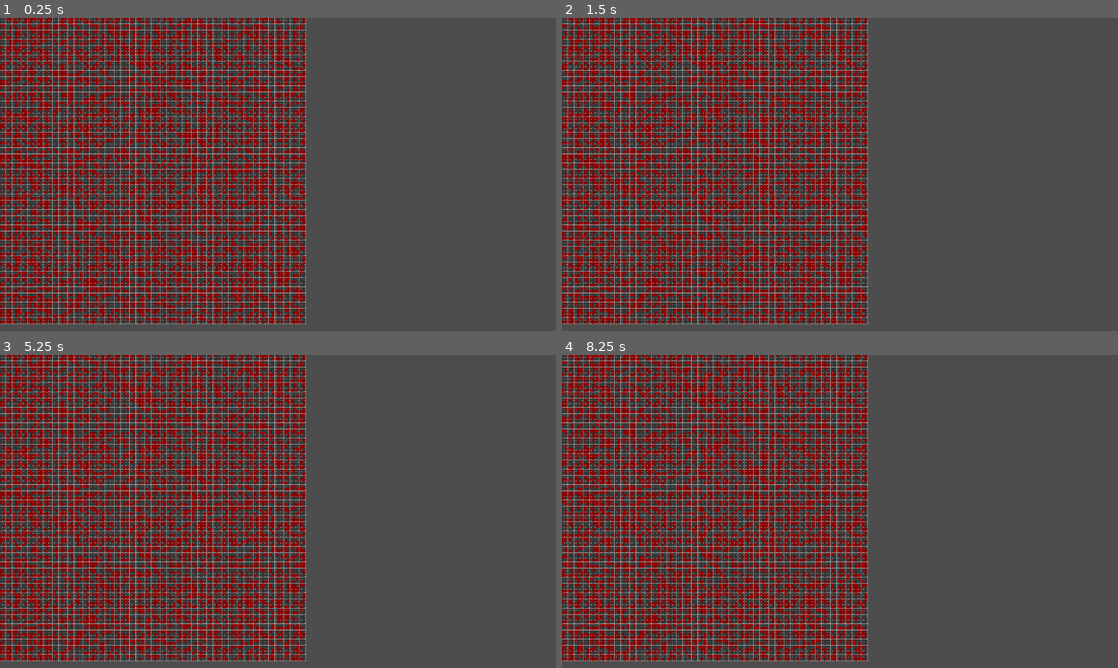
Above: before the commit, frames 1-4 (two rows, left to right).
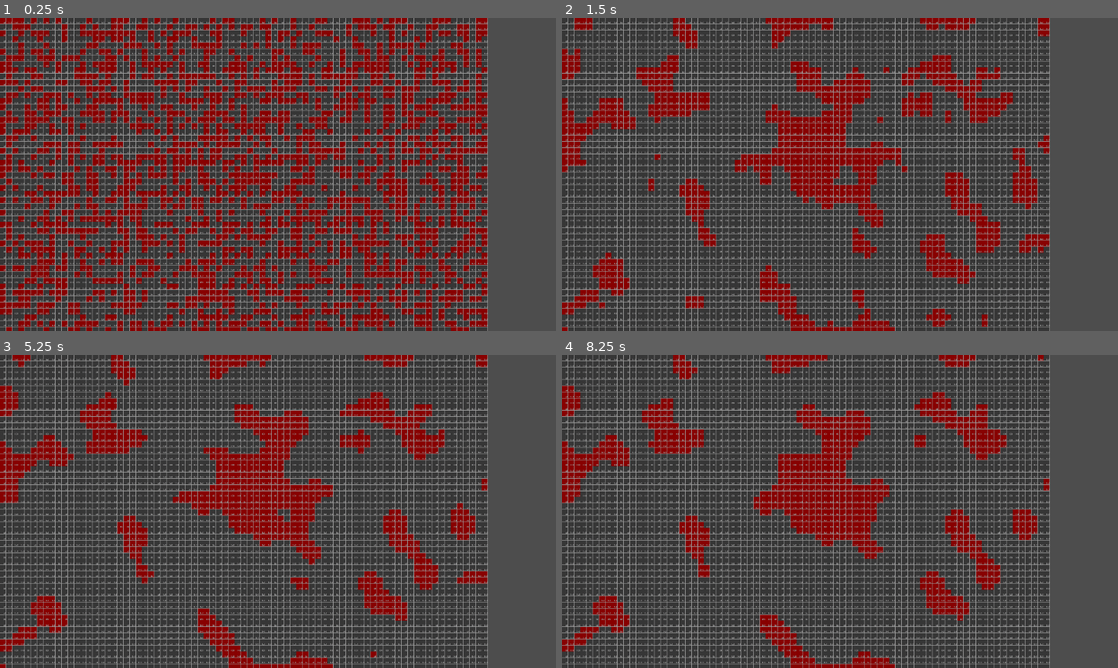
Above: after the commit, the same moments.

Repository: zach-sousa-dev/gdc-jam-1
Game: Godot game, scene res://scenes/procedural_generation.tscn
Two runs of this game, one before a commit and one after it. Both use one fixed random seed, a clock stepped at 60 frames per second and the inputs below. This scene is started directly instead of the project's main scene.
Inputs:
- Up to frame 1 (0.25 s): no input
- Up to frame 2 (1.5 s): tap Enter at 0.5 s; hold D (move_right) 0.53-1.28 s; tap Space at 1.25 s; hold S (move_down) from 1.28 s (still down)
- Up to frame 3 (5.25 s): tap Enter at 2, 3.5 s; release S (move_down) at 2.03 s; hold D (move_right) 2.03-2.78 s; tap Space at 2.75, 4.25 s; hold W (move_up) 2.78-3.53 s; hold A (move_left) 3.53-5.03 s; hold S (move_down) from 5.03 s (still down)
- Up to frame 4 (8.25 s): release S (move_down) at 5.78 s; hold D (move_right) 5.78-6.53 s; hold W (move_up) 6.53-7.28 s; hold D (move_right) 7.28-8.03 s; hold S (move_down) from 8.03 s (still down)

The runs differ from the first frame. In frame 1, 53% of the frame differs, in the area x 0-88%, y 0-100%; in frame 2, 45%; in frame 3, 44%; in frame 4, 43%.

Commit message:
cellular automata works, use S to run a new generation

Diff:
--- a/project.godot
+++ b/project.godot
@@ -18,6 +18,7 @@
 [display]
 
 window/stretch/mode="viewport"
+window/stretch/aspect="expand"
 window/stretch/scale_mode="integer"
 
 [input]
--- a/scenes/procedural_generation.gd
+++ b/scenes/procedural_generation.gd
@@ -5,8 +5,8 @@
 const WALL_SCENE: PackedScene = preload("res://scenes/test_wall.tscn")
 const FLOOR_SCENE: PackedScene = preload("res://scenes/test_floor.tscn")
 
-const MAP_WIDTH = 100
-const MAP_HEIGHT = 100
+const MAP_WIDTH = 80
+const MAP_HEIGHT = 80
 
 const NUM_GENERATIONS = 4
 # Alive represents walls, dead is floor.
@@ -15,17 +15,27 @@
 const INITIAL_ALIVE_PERCENT = 0.45
 
 var map = []
+var genNum = 0
 
 # Called when the node enters the scene tree for the first time.
 func _ready() -> void:
 	map = initialize_map(MAP_WIDTH, MAP_HEIGHT, INITIAL_ALIVE_PERCENT)
 	draw_map(TILE_SIZE, map, WALL_SCENE, FLOOR_SCENE)
-	print("There are this many rows: " + str(map.size()))
+	print("The map is " + str(map.size()) + " tiles by " + str(map[0].size()))
+	print("You are looking at generation #" + str(genNum))
+
 
 
 # Called every frame. 'delta' is the elapsed time since the previous frame.
 func _process(delta: float) -> void:
-	pass
+	if Input.is_action_just_pressed("move_down"):
+		for child in get_children():
+			child.queue_free()
+		map = create_new_generation(map, ALIVE_REMAINS_ALIVE_NUM_ALIVE_NEIGHBORS, DEAD_BECOMES_ALIVE_NUM_ALIVE_NEIGHBORS)
+		draw_map(TILE_SIZE, map, WALL_SCENE, FLOOR_SCENE)
+		genNum += 1
+		print("You are looking at generation #" + str(genNum))
+
 
 
 # Fills the map with random tiles reprenting either alive or dead. Tiles have a
@@ -42,6 +52,8 @@
 		array.append(row)
 	return array
 
+
+
 # Draws the map by instantiating walls or floors based on if the cell is true (wall)
 # or false (floor). Each object is spawned at the position
 # (x-index * tile_scale, y-index * tile_scale)
@@ -52,9 +64,66 @@
 				var wall_instance = wall.instantiate()
 				wall_instance.position = Vector2(tile_scale * i, tile_scale * j)
 				add_child(wall_instance)
-				print("Created a wall at: " + str(wall_instance.position))
+				#print("Created a wall at: " + str(wall_instance.position))
 			else:
 				var floor_instance = floor.instantiate()
 				floor_instance.position = Vector2(tile_scale * i, tile_scale * j)
 				add_child(floor_instance)
-				print("Created a floor at: " + str(floor_instance.position))
+				#print("Created a floor at: " + str(floor_instance.position))
+
+
+# Running this once generates the next generation of cellular automata utilizing some
+# pre-defined rules.
+func create_new_generation(array: Array, stayAliveThreshold: int, becomeAliveThreshold) -> Array:
+	for row in array.size() -1:
+		for col in array[row].size() - 1:
+			array[row][col] = calculate_state_using_rule(row, col, array, stayAliveThreshold, becomeAliveThreshold)
+	return array
+
+
+
+# Gathers all the neighboring cells and calculates the new state of a cell based
+# on its neighbors.
+func calculate_state_using_rule(row: int, col: int, array: Array, stayAliveThreshold: int, becomeAliveThreshold) -> bool:
+	var numAlive = 0
+	var neighbors = gather_neighbors(row, col, array)
+	var cell = array[row][col]
+
+	for neighbor in neighbors:
+		if neighbor:
+			numAlive += 1
+
+	if cell == true and numAlive < stayAliveThreshold:
+		cell = false
+	elif cell == false and numAlive >= becomeAliveThreshold:
+		cell = true
+
+	return cell
+
+
+
+# Get an array of all the neighboring values based on the position of the original
+# cell. Array should be rectangular (all rows should be the same length).
+func gather_neighbors(row: int, col: int, array: Array) -> Array:
+	var WIDTH = array.size()
+	var HEIGHT = array[0].size()
+	var neighbors = [
+			0, 1, 2, # Row of northern neighbors.
+			3,    4, # Row of west and east neighbors (the middle is the original cell).
+			5, 6, 7  # Row of southern neighbors.
+		]            # NOTE: This is NOT a 2D array.
+	# Top row
+	neighbors[0] = array[(row + -1 + HEIGHT) % HEIGHT][(col + -1 + WIDTH) % WIDTH]
+	neighbors[1] = array[(row + -1 + HEIGHT) % HEIGHT][(col +  0 + WIDTH) % WIDTH]
+	neighbors[2] = array[(row + -1 + HEIGHT) % HEIGHT][(col +  1 + WIDTH) % WIDTH]
+
+	# Middle row
+	neighbors[3] = array[(row + 0 + HEIGHT) % HEIGHT][(col + -1 + WIDTH) % WIDTH]
+	neighbors[4] = array[(row + 0 + HEIGHT) % HEIGHT][(col +  1 + WIDTH) % WIDTH]
+
+	# Bottom row
+	neighbors[5] = array[(row + 1 + HEIGHT) % HEIGHT][(col + -1 + WIDTH) % WIDTH]
+	neighbors[6] = array[(row + 1 + HEIGHT) % HEIGHT][(col +  0 + WIDTH) % WIDTH]
+	neighbors[7] = array[(row + 1 + HEIGHT) % HEIGHT][(col +  1 + WIDTH) % WIDTH]
+
+	return neighbors
--- a/scenes/procedural_generation.tscn
+++ b/scenes/procedural_generation.tscn
@@ -3,8 +3,10 @@
 [ext_resource type="Script" uid="uid://cyb5dgopn0iix" path="res://scenes/procedural_generation.gd" id="1_7ksoe"]
 
 [node name="ProceduralGeneration" type="Node2D"]
+
+[node name="Generator" type="Node2D" parent="."]
 script = ExtResource("1_7ksoe")
 
 [node name="Camera2D" type="Camera2D" parent="."]
 anchor_mode = 0
-zoom = Vector2(0.4, 0.4)
+zoom = Vector2(0.8, 0.8)
